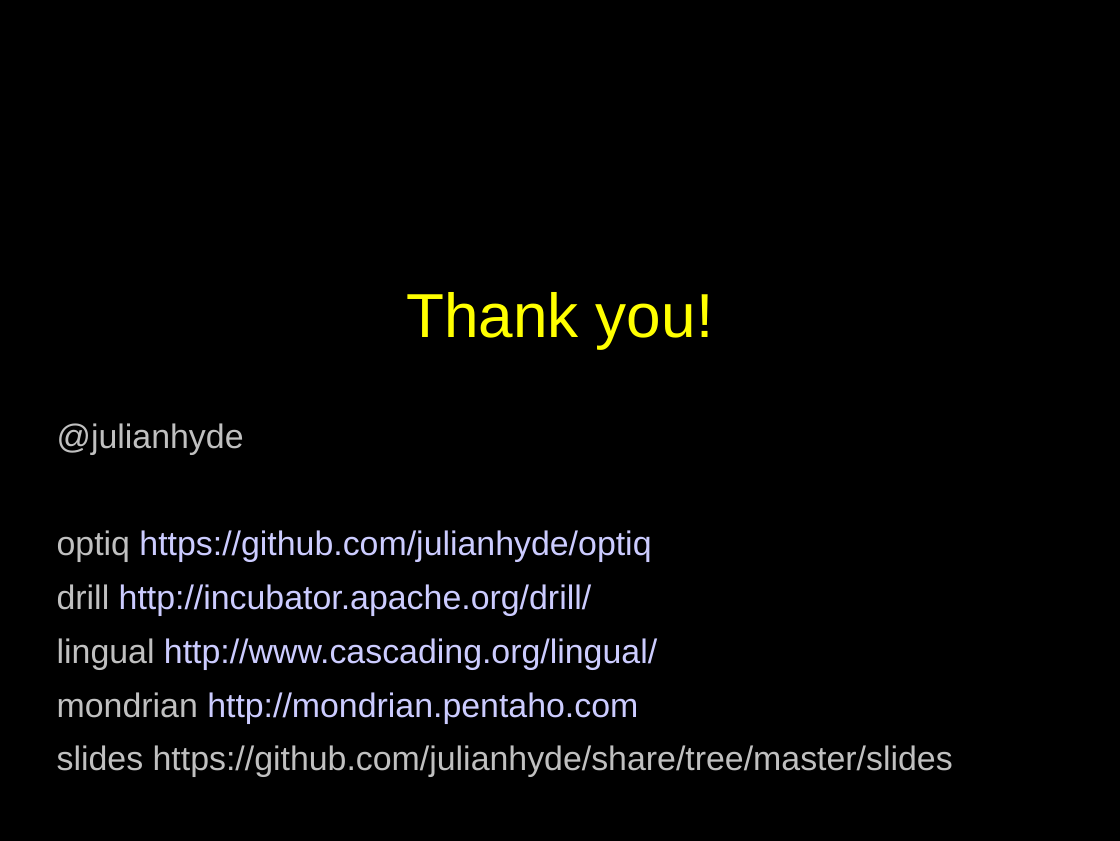
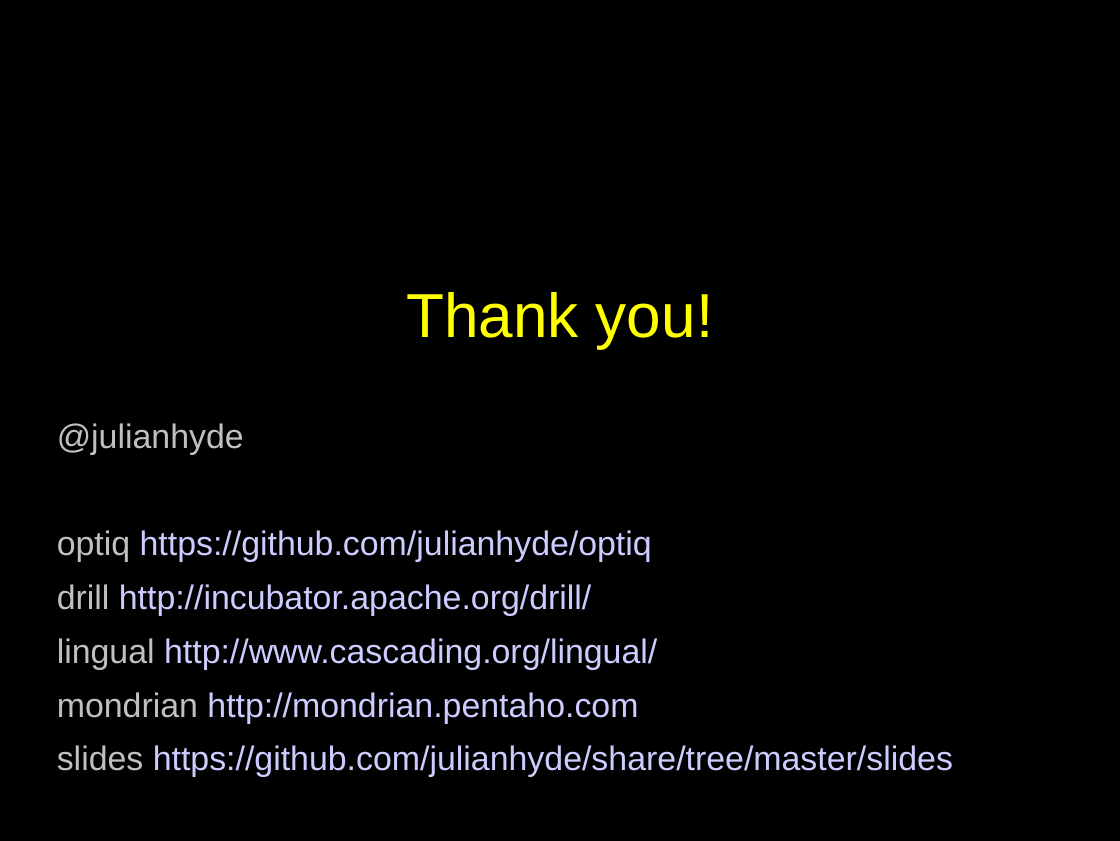
Before and after one commit to julianhyde/share, a slide deck: slide 13 of slides/optiq-richrelevance-2013.ppt. Drawn at 1120x841 pixels with LibreOffice and Linux fonts; fonts in the diff are those of the drawing. Boxes give left, top, right and bottom in pixels: in the first picture for what was removed or moved away, otherwise in the second. Text is boxed around its words. In the diff, an @@ line names an element or a change of style, - is before the commit and + after.

```diff
--- a/slides/optiq-richrelevance-2013.ppt
+++ b/slides/optiq-richrelevance-2013.ppt
@@ text at (57,745,953,777): text colour #C0C0C0 to #CCCCFF in "https://github.com/julianhyde/share/tree/master/slides" @@
```
Also in this commit, not shown: 8 other slides changed.
